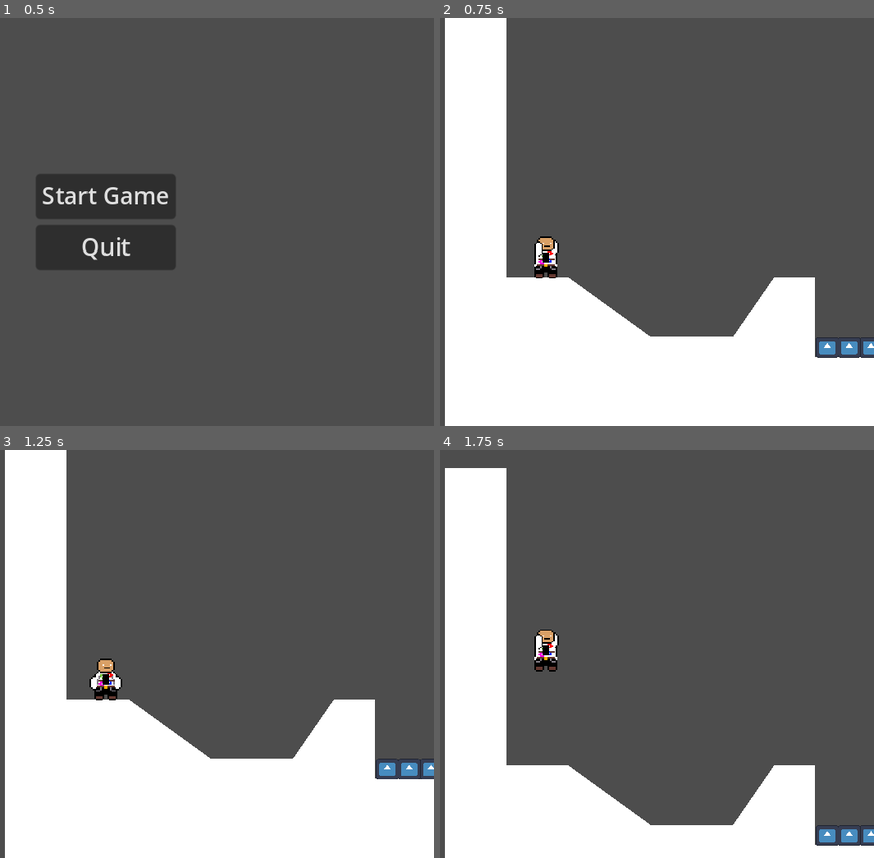
Above: before the commit, frames 1-4 (two rows, left to right).
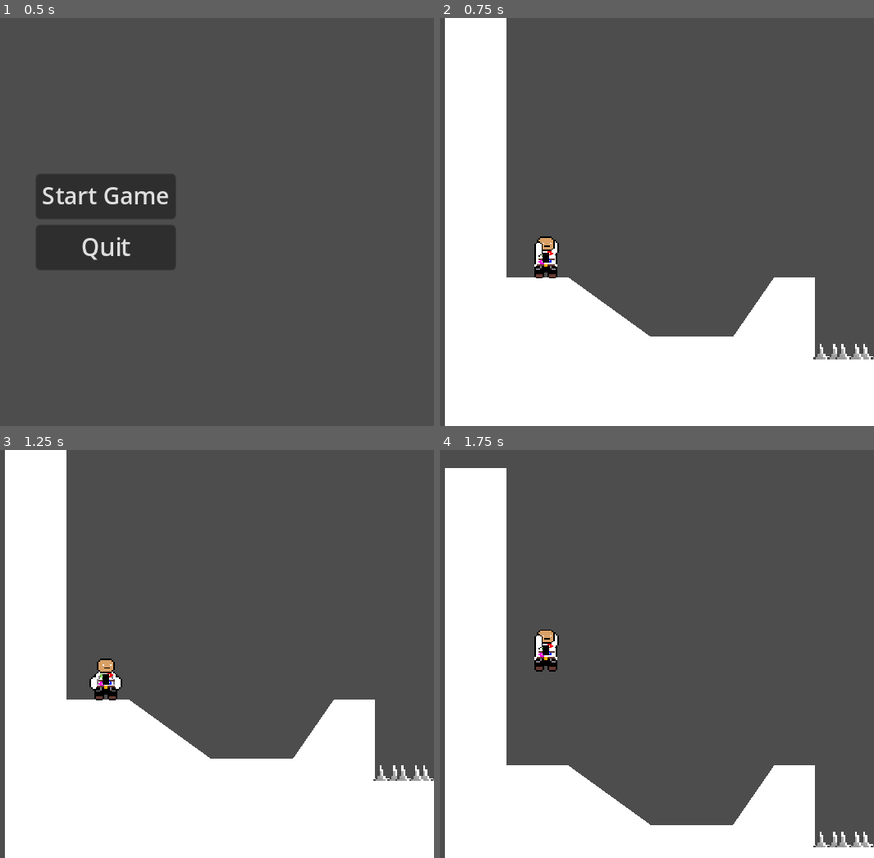
Above: after the commit, the same moments.

Repository: AnOropeza26/Capstone-game
Game: Godot game, scene res://start_menu.tscn
The game is run twice, just before and just after one commit, with the same random seed, the same clock (stepped at 60 frames per second) and the same inputs. The engine's default icon, where the game draws it, is replaced by a stand-in: a white triangle on a blue panel in a dark square.
Inputs:
- Up to frame 1 (0.5 s): no input
- Up to frame 2 (0.75 s): click "Start Game" at 0.5 s
- Up to frame 3 (1.25 s): no input
- Up to frame 4 (1.75 s): tap Enter (ui_accept) at 1.25 s; hold Right (ui_right) from 1.28 s (still down); tap Space (jump) at 1.52 s

Frame 1 is identical in both runs. In frame 2, 0.5% of the frame differs, in the area x 86-100%, y 78-84%; in frame 3, 0.5%; in frame 4, 0.5%.

Commit message:
Added spike model

Diff:
--- a/spikes.tscn
+++ b/spikes.tscn
@@ -1,16 +1,20 @@
 [gd_scene load_steps=3 format=3 uid="uid://th5ij7j4721j"]
 
-[ext_resource type="Texture2D" uid="uid://bysv5nm4l4esx" path="res://icon.svg" id="1_gfqe1"]
+[ext_resource type="Texture2D" uid="uid://cxpd5owitsesm" path="res://Spikescollectible.png" id="1_2abxb"]
 [ext_resource type="PackedScene" uid="uid://eu21sm7mtr32" path="res://hazard_area.tscn" id="2_vh1ma"]
 
 [node name="Spikes" type="Node2D"]
 
 [node name="Sprite2D" type="Sprite2D" parent="."]
-position = Vector2(9, -8)
-scale = Vector2(0.125, 0.109375)
-texture = ExtResource("1_gfqe1")
+position = Vector2(9, 1.19209e-07)
+scale = Vector2(0.134375, 0.117187)
+texture = ExtResource("1_2abxb")
 
 [node name="HazardArea" parent="." instance=ExtResource("2_vh1ma")]
 
+[node name="CollisionPolygon2D2" type="CollisionPolygon2D" parent="HazardArea"]
+position = Vector2(10, 0)
+polygon = PackedVector2Array(0, 0, 4, -11, 9, 0)
+
 [node name="CollisionPolygon2D" type="CollisionPolygon2D" parent="HazardArea"]
-polygon = PackedVector2Array(1, -15, 1, -1, 17, -1, 17, -15)
+polygon = PackedVector2Array(0, 0, 4, -11, 9, 0)
Binary file added: Spikescollectible.png
Not shown, added: Spikescollectible.png.import
